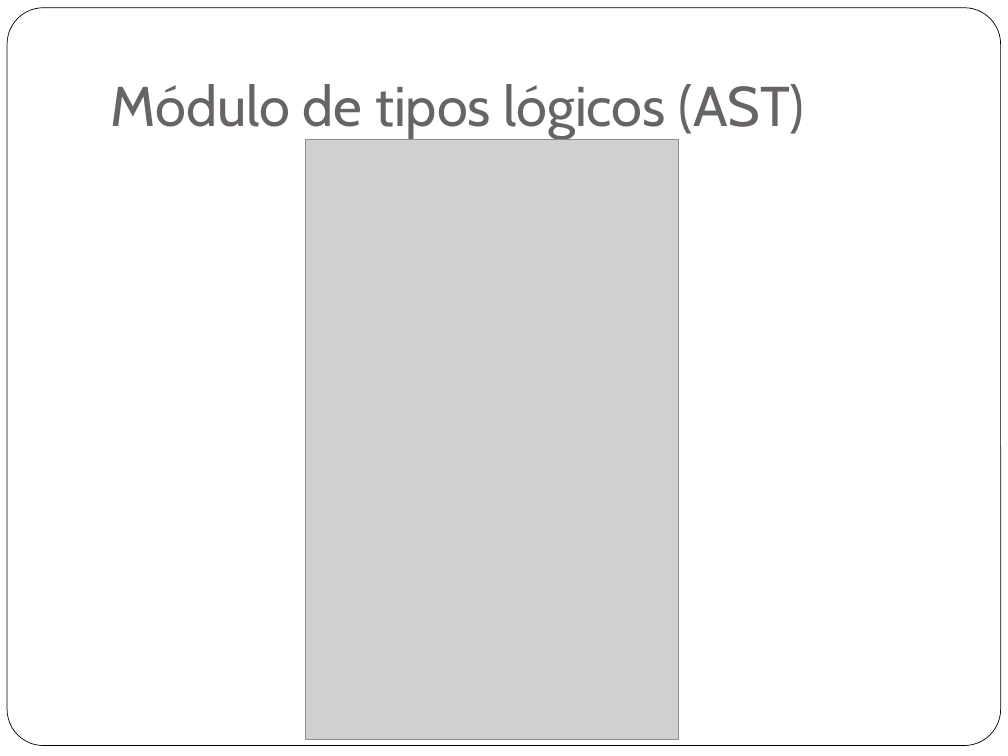
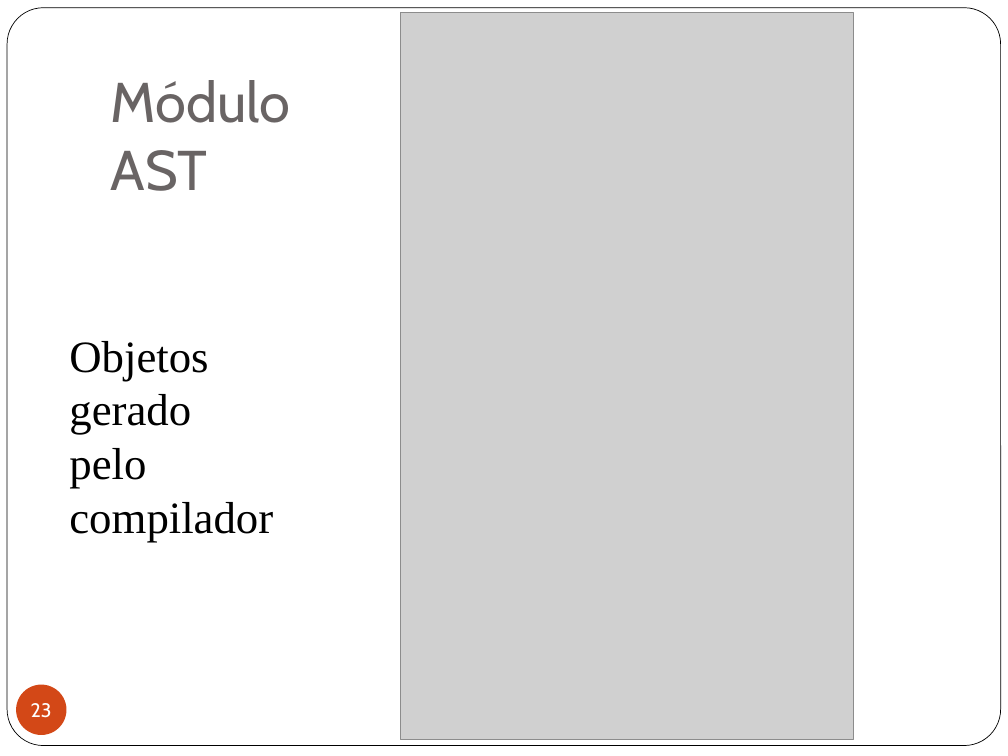
Before and after one commit to fredmbs/logic, a slide deck: slide 23 of logic/documents/Apresntação de POC II.pptx. Drawn at 1008x756 pixels with LibreOffice and Linux fonts; fonts in the diff are those of the drawing; grey boxes stand for pictures. Boxes give left, top, right and bottom in pixels: in the first picture for what was removed or moved away, otherwise in the second. Text is boxed around its words. In the diff, an @@ line names an element or a change of style, - is before the commit and + after.

Commit message:
Apresentação

```diff
--- a/logic/documents/Apresntação de POC II.pptx
+++ b/logic/documents/Apresntação de POC II.pptx
@@ picture: place and size @@
-picture at <box>305,140,678,740</box>
+picture at <box>401,13,854,740</box>
@@ title at <box>111,80,291,191</box>: text changed @@
-Módulo de tipos lógicos (AST)
+Módulo
+AST
@@ text added at <box>69,341,273,543</box>, 32 pt, text #000000 @@
+Objetos gerado
+pelo compilador
@@ page number added at <box>16,684,67,735</box>, fill #D34817, 14 pt, text #FFFFFF @@
+23
```
Also in this commit, not shown: 29 other slides changed, 2 other files.
